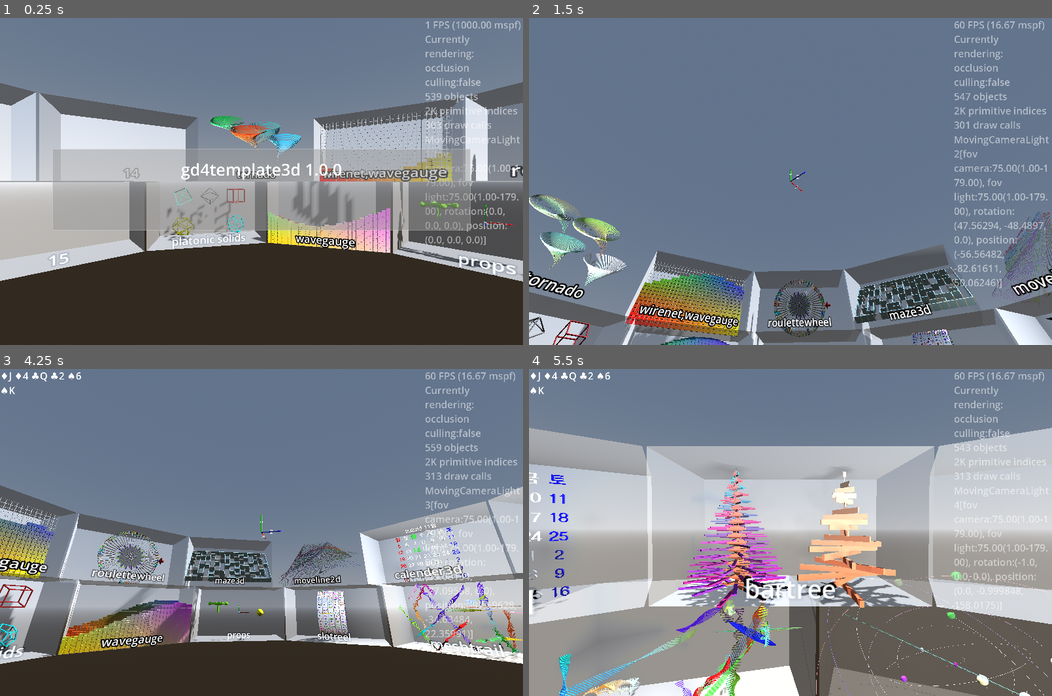
Above: before the commit, frames 1-4 (two rows, left to right).
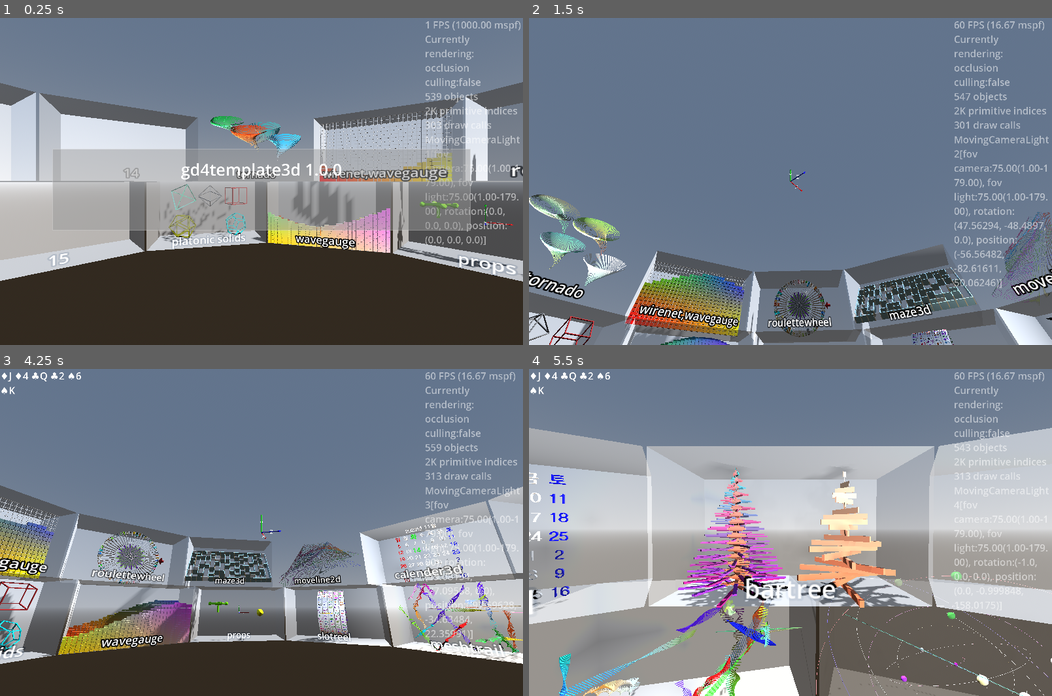
Above: after the commit, the same moments.

Repository: kasworld/gd4template3d
Game: Godot game, scene res://main.tscn
Same seed, same stepped clock (60 frames per second), same inputs: the game is played once before the commit and once after it.
Inputs (mouse positions are in pixels of both pictures, inside the frame that each line leads up to):
- Up to frame 1 (0.25 s): no input
- Up to frame 2 (1.5 s): tap Enter at 0.5 s; move the mouse to (905, 165) at 0.52 s; hold Right 0.53-1.28 s; tap Q at 0.6 s; click (905, 165) at 0.67 s; move the mouse to (685, 197) at 1.27 s; hold Down from 1.28 s (still down); tap E at 1.35 s
- Up to frame 3 (4.25 s): move the mouse to (313, 460) at 2.02 s; release Down at 2.03 s; hold Right 2.03-2.78 s; tap Enter at 2.1 s; move the mouse to (235, 597) at 2.77 s; hold Up 2.78-3.53 s; tap Q at 2.85 s; click (235, 597) at 2.92 s; move the mouse to (418, 581) at 3.52 s; hold Left from 3.53 s (still down); tap E at 3.6 s
- Up to frame 4 (5.5 s): move the mouse to (633, 483) at 4.27 s; tap Enter at 4.35 s; move the mouse to (816, 532) at 5.02 s; release Left at 5.03 s; hold Down from 5.03 s (still down); tap Q at 5.1 s; click (816, 532) at 5.17 s

The runs differ from the first frame. In frame 1, 0.7% of the frame differs, in the area x 30-48%, y 50-69%; in frame 2, 0.4%; in frame 3, 0.4%; in frame 4, nothing differs.

Commit message:
split sizing func

Diff:
--- a/main.gd
+++ b/main.gd
@@ -107,27 +107,27 @@
 		glasscabinet.set_label_text(labeltext)
 
 	wire_cube = preload("res://multi_mesh_shape/multi_mesh_shape.tscn").instantiate(
-		).init_wire_box( Vector3(20,20,20), 1, random_color())
+		).init_wire_box( Vector3(25,25,25), 1, random_color())
 	glasscabinet.add_child(wire_cube)
 	wire_cube.position = Vector3(WorldSize.x/4, WorldSize.y/4,0)
 
 	wire_tetrahedron = preload("res://multi_mesh_shape/multi_mesh_shape.tscn").instantiate(
-		).multi_line_by_pos( MultiMeshShape.TetrahedronLines, 1, random_color())
+		).multi_line_by_pos( MultiMeshShape.MultiplyLineList(MultiMeshShape.TetrahedronLines,14) , 1, random_color())
 	glasscabinet.add_child(wire_tetrahedron)
 	wire_tetrahedron.position = Vector3(-WorldSize.x/4, WorldSize.y/4,0)
 
 	wire_octahedron = preload("res://multi_mesh_shape/multi_mesh_shape.tscn").instantiate(
-		).multi_line_by_pos( MultiMeshShape.OctahedronLines, 1, random_color())
+		).multi_line_by_pos( MultiMeshShape.MultiplyLineList(MultiMeshShape.OctahedronLines,18), 1, random_color())
 	glasscabinet.add_child(wire_octahedron)
 	wire_octahedron.position = Vector3(0,WorldSize.y/4,0)
 
 	wire_icosahedron = preload("res://multi_mesh_shape/multi_mesh_shape.tscn").instantiate(
-		).multi_line_by_pos( MultiMeshShape.IcosahedronLines, 1, random_color())
+		).multi_line_by_pos( MultiMeshShape.MultiplyLineList(MultiMeshShape.IcosahedronLines,10), 1, random_color())
 	glasscabinet.add_child(wire_icosahedron)
 	wire_icosahedron.position = Vector3(-WorldSize.x/4,-WorldSize.y/4,0)
 
 	wire_dodecahedron = preload("res://multi_mesh_shape/multi_mesh_shape.tscn").instantiate(
-		).multi_line_by_pos( MultiMeshShape.DodecahedronLines, 1, random_color())
+		).multi_line_by_pos( MultiMeshShape.MultiplyLineList(MultiMeshShape.DodecahedronLines,10), 1, random_color())
 	glasscabinet.add_child(wire_dodecahedron)
 	wire_dodecahedron.position = Vector3(WorldSize.x/4,-WorldSize.y/4,0)
 
--- a/multi_mesh_shape/multi_mesh_shape.gd
+++ b/multi_mesh_shape/multi_mesh_shape.gd
@@ -104,7 +104,7 @@
 	Vector3(-1,1,-1),
 	Vector3(-1,-1,1),
 ]
-static var TetrahedronLines := PointListToLineList(TetrahedronPoints,3,10)
+static var TetrahedronLines := PointListToLineList(TetrahedronPoints,3)
 
 const OctahedronPoints := [
 	Vector3(1,0,0),
@@ -114,7 +114,7 @@
 	Vector3(0,-1,0),
 	Vector3(0,0,-1),
 ]
-static var OctahedronLines := PointListToLineList(OctahedronPoints,4,14)
+static var OctahedronLines := PointListToLineList(OctahedronPoints,4)
 
 static var golden_ratio := (1+sqrt(5))/2
 static var IcosahedronPoints :Array= [
@@ -131,7 +131,7 @@
 	Vector3(-golden_ratio,0,1),
 	Vector3(-golden_ratio,0,-1),
 ]
-static var IcosahedronLines := PointListToLineList(IcosahedronPoints,5,8)
+static var IcosahedronLines := PointListToLineList(IcosahedronPoints,5)
 
 static var DodecahedronPoints := [
 	Vector3(1,1,1),
@@ -155,17 +155,22 @@
 	Vector3(-golden_ratio, 0, 1/golden_ratio),
 	Vector3(-golden_ratio, 0, -1/golden_ratio),
 ]
-static var DodecahedronLines := PointListToLineList(DodecahedronPoints,3,8)
-
-static func PointListToLineList(point_list:Array, cut_count :int, m :float =1) -> Array:
-	var muliplied_point_list := []
-	# multiply_points
-	for p in point_list:
-		muliplied_point_list.append(p *m)
+static var DodecahedronLines := PointListToLineList(DodecahedronPoints,3)
+
+static func MultiplyLineList(line_list :Array,  m :float) -> Array:
+	var rtn := []
+	for l in line_list:
+		var ml := []
+		for v in l:
+			ml.append(v*m)
+		rtn.append(ml)
+	return rtn
+
+static func PointListToLineList(point_list:Array, cut_count :int) -> Array:
 	var sorted_point_list_list := []
 	# 각 배열의 첫 원소와 가장 가까운 순으로 점들을 정렬한다.
-	for p :Vector3 in muliplied_point_list:
-		var plist := muliplied_point_list.duplicate()
+	for p :Vector3 in point_list:
+		var plist := point_list.duplicate()
 		plist.sort_custom(func(a , b): return p.distance_to(a) < p.distance_to(b))
 		sorted_point_list_list.append(plist)
 	# make_line_from_sorted_point_list_list
